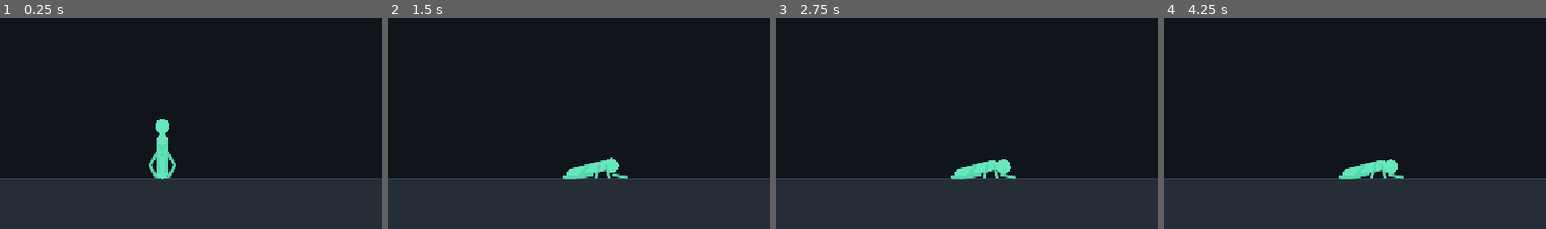
Above: before the commit, frames 1-4 (left to right).
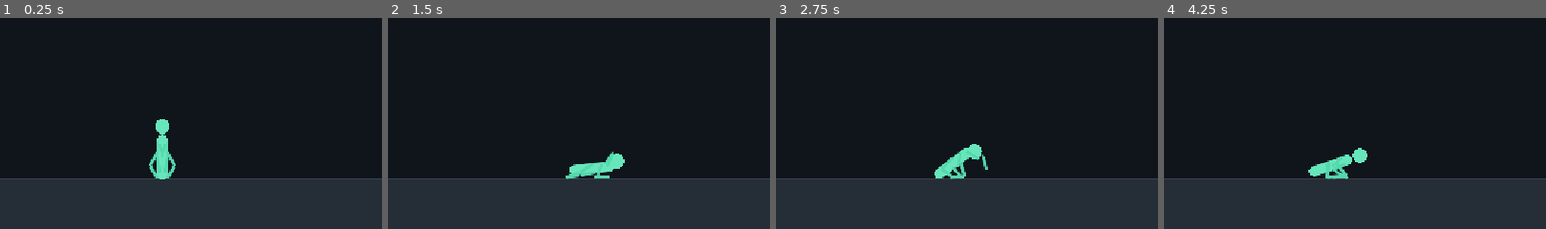
Above: after the commit, the same moments.

Repository: divanburke/ShadowSwap
Game: Godot game, scene res://main.tscn
The game is run twice, just before and just after one commit, with the same random seed, the same clock (stepped at 60 frames per second) and the same inputs.
Inputs:
- Up to frame 1 (0.25 s): no input
- Up to frame 2 (1.5 s): tap Enter at 0.5 s; hold D 0.53-1.28 s; hold J 0.53-1.28 s; hold A from 1.28 s (still down); tap J at 1.35 s
- Up to frame 3 (2.75 s): release A at 2.03 s; hold D from 2.03 s (still down); hold J from 2.03 s (still down)
- Up to frame 4 (4.25 s): release D at 2.78 s; release J at 2.78 s; hold W 2.78-3.53 s; tap J at 2.85 s; hold A from 3.53 s (still down); hold J from 3.53 s (still down)
The pictures show only the part of the screen within x 29-79%, y 50-100%; the shares and areas given below are measured in that part.

The runs differ from the first frame. In frame 1, less than 0.1% of the frame differs, in the area x 39-46%, y 55-77%; in frame 2, 0.5%; in frame 3, 1.7%; in frame 4, 1.8%, in the area x 37-63%, y 61-77%.

Commit message:
Make active ragdoll substantially stiffer and constrain joints

Diff:
--- a/scripts/fighter.gd
+++ b/scripts/fighter.gd
@@ -34,14 +34,14 @@
 const THIGH_LENGTH := BODY_HEIGHT * 0.34
 const SHIN_LENGTH := BODY_HEIGHT * 0.31
 
-const ARM_SPRING := 42.0
-const ARM_DAMPING := 8.0
-const LEG_SPRING := 75.0
-const LEG_DAMPING := 11.0
-const BODY_UPRIGHT_SPRING := 95.0
-const BODY_UPRIGHT_DAMPING := 12.0
-const HEAD_SPRING := 55.0
-const HEAD_DAMPING := 8.0
+const ARM_SPRING := 90.0
+const ARM_DAMPING := 16.0
+const LEG_SPRING := 180.0
+const LEG_DAMPING := 24.0
+const BODY_UPRIGHT_SPRING := 180.0
+const BODY_UPRIGHT_DAMPING := 22.0
+const HEAD_SPRING := 100.0
+const HEAD_DAMPING := 16.0
 
 const WALK_SPEED := 7.0
 const WALK_STRIDE := 17.0
@@ -220,12 +220,12 @@
 		part.contact_monitor = true
 		part.max_contacts_reported = 4
 		part.linear_damp = 0.45
-		part.angular_damp = 1.4
+		part.angular_damp = 3.5
 		part.gravity_scale = 1.0
 
 	# Make the torso the main controlled mass. Limbs remain physically simulated.
 	torso.linear_damp = 0.7
-	torso.angular_damp = 2.0
+	torso.angular_damp = 4.5
 
 
 func make_capsule(
@@ -294,6 +294,9 @@
 	joint.node_a = a.get_path()
 	joint.node_b = b.get_path()
 	joint.softness = 0.0
+	joint.angular_limit_enabled = true
+	joint.angular_limit_lower = -0.65
+	joint.angular_limit_upper = 0.65
 	add_child(joint)
 	joints.append(joint)
 
@@ -437,6 +440,11 @@
 		BODY_UPRIGHT_SPRING,
 		BODY_UPRIGHT_DAMPING
 	)
+	# Keep the torso from tipping into a horizontal pile while still allowing
+	# visible lean and impact motion.
+	if absf(torso.global_rotation) > deg_to_rad(32.0):
+		var correction := -signf(torso.global_rotation) * 80.0
+		torso.apply_torque(correction)
 
 	# --------------------------------------------------------------
 	# Head: loose but follows the torso.
